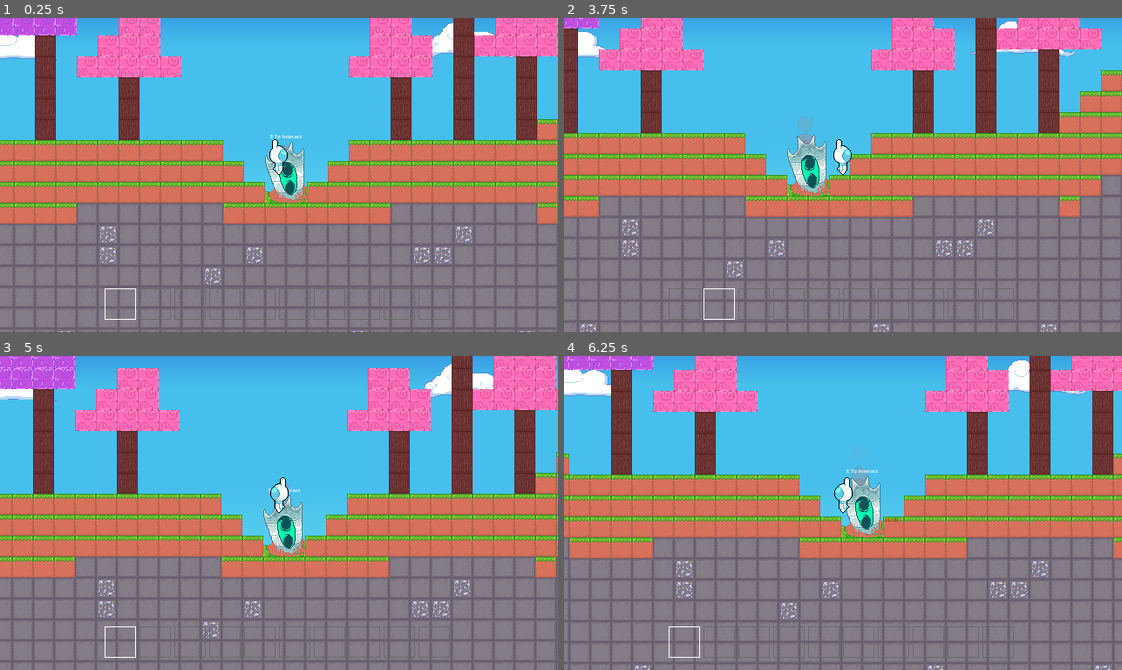
Above: before the commit, frames 1-4 (two rows, left to right).
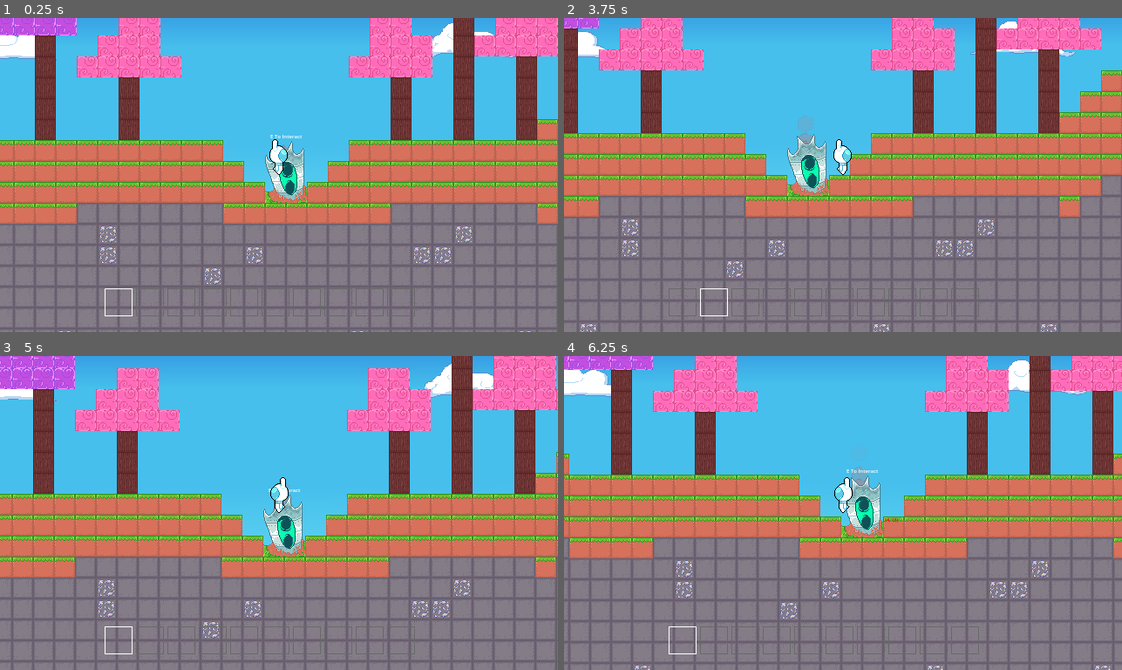
Above: after the commit, the same moments.

Repository: GriffinRio/Game-likeJam10
Game: Godot game, scene res://main.tscn
Two runs of this game, one before a commit and one after it. Both use one fixed random seed, a clock stepped at 60 frames per second and the inputs below.
Inputs (mouse positions are in pixels of both pictures, inside the frame that each line leads up to):
- Up to frame 1 (0.25 s): no input
- Up to frame 2 (3.75 s): move the mouse to (965, 159) at 0.52 s; hold D (Move_Right) 0.53-2.03 s; click (965, 159) at 0.6 s; tap W (Jump) at 0.77, 1.52, 3.02 s; move the mouse to (731, 190) at 1.27 s; tap 1 (Direct_Item_Switch) at 1.35 s; move the mouse to (898, 105) at 2.02 s; hold A (Move_Left) 2.03-2.78 s; hold E (Interact) 2.03-2.78 s; move the mouse to (815, 237) at 2.77 s; hold D (Move_Right) from 2.78 s (still down); right-click (815, 237) at 2.85 s; move the mouse to (1010, 222) at 3.52 s; hold Mouse wheel down (Switch_Item_Down) from 3.53 s (still down)
- Up to frame 3 (5 s): tap W (Jump) at 3.77, 4.52 s; move the mouse to (111, 465) at 4.27 s; release D (Move_Right) at 4.28 s; release Mouse wheel down (Switch_Item_Down) at 4.28 s; hold A (Move_Left) from 4.28 s (still down); tap Mouse wheel up (Switch_Item_Up) at 4.35 s
- Up to frame 4 (6.25 s): move the mouse to (870, 513) at 5.02 s; release A (Move_Left) at 5.03 s; hold D (Move_Right) 5.03-5.78 s; click (870, 513) at 5.1 s; move the mouse to (759, 434) at 5.77 s; hold A (Move_Left) from 5.78 s (still down); tap 1 (Direct_Item_Switch) at 5.85 s; tap W (Jump) at 6.02 s

The runs differ from the first frame. In frame 1, 0.6% of the frame differs, in the area x 18-81%, y 86-97%; in frame 2, 0.7%; in frame 3, 0.6%; in frame 4, 0.6%.

Commit message:
Setup up more of the sizing correctly.

Diff:
--- a/gameLikeJam10/UI/crafting.tscn
+++ b/gameLikeJam10/UI/crafting.tscn
@@ -14,17 +14,25 @@
 [ext_resource type="Resource" uid="uid://co3lrqqcaeude" path="res://Resources/Items/ItemTools/iron_shov.tres" id="12_70bub"]
 
 [node name="Crafting" type="Control" unique_id=1377148634]
+custom_minimum_size = Vector2(256, 100)
 layout_mode = 3
+anchors_preset = 0
+offset_right = 240.0
+offset_bottom = 96.0
+script = ExtResource("1_5k162")
+recipes = Array[ExtResource("2_6svqq")]([ExtResource("3_3f05y"), ExtResource("4_yc12a"), ExtResource("5_d5u4g"), ExtResource("6_hqokg"), ExtResource("7_e3dm4"), ExtResource("8_pl6fy"), ExtResource("9_cb71j"), ExtResource("10_4u583"), ExtResource("11_eiq6b"), ExtResource("12_70bub")])
+
+[node name="ColorRect" type="ColorRect" parent="." unique_id=939574922]
+layout_mode = 1
 anchors_preset = 15
 anchor_right = 1.0
 anchor_bottom = 1.0
 grow_horizontal = 2
 grow_vertical = 2
-script = ExtResource("1_5k162")
-recipes = Array[ExtResource("2_6svqq")]([ExtResource("3_3f05y"), ExtResource("4_yc12a"), ExtResource("5_d5u4g"), ExtResource("6_hqokg"), ExtResource("7_e3dm4"), ExtResource("8_pl6fy"), ExtResource("9_cb71j"), ExtResource("10_4u583"), ExtResource("11_eiq6b"), ExtResource("12_70bub")])
+color = Color(0, 0, 0, 1)
 
 [node name="GridContainer" type="GridContainer" parent="." unique_id=1124061281]
 layout_mode = 0
 offset_right = 40.0
 offset_bottom = 40.0
-columns = 10
+columns = 5
--- a/gameLikeJam10/UI/crafting_slot.tscn
+++ b/gameLikeJam10/UI/crafting_slot.tscn
@@ -1,29 +1,45 @@
 [gd_scene format=3 uid="uid://cq0ahleetsyo4"]
 
-[ext_resource type="Texture2D" uid="uid://c6cj8cv0hrd61" path="res://Assets/Art/Sprite-0003.png" id="1_d0hxk"]
 [ext_resource type="Script" uid="uid://choobli5v57dx" path="res://UI/crafting_slot.gd" id="1_tcatj"]
 
 [sub_resource type="LabelSettings" id="LabelSettings_tcatj"]
 font_size = 6
 
 [node name="CraftingSlot" type="Control" unique_id=386954803]
-custom_minimum_size = Vector2(24, 24)
+custom_minimum_size = Vector2(48, 48)
 layout_mode = 3
 anchors_preset = 0
 script = ExtResource("1_tcatj")
 
-[node name="TextureRect" type="TextureRect" parent="." unique_id=1847485111]
+[node name="Button" type="Button" parent="." unique_id=201866834]
 layout_mode = 1
 anchors_preset = 15
 anchor_right = 1.0
 anchor_bottom = 1.0
 grow_horizontal = 2
 grow_vertical = 2
-texture = ExtResource("1_d0hxk")
+
+[node name="TextureRect" type="TextureRect" parent="." unique_id=1847485111]
+custom_minimum_size = Vector2(32, 32)
+layout_mode = 1
+mouse_filter = 2
 expand_mode = 1
 
 [node name="Label" type="Label" parent="." unique_id=68347861]
+custom_minimum_size = Vector2(48, 16)
 layout_mode = 0
-offset_right = 40.0
-offset_bottom = 23.0
+offset_top = 32.0
+offset_right = 48.0
+offset_bottom = 48.0
 label_settings = SubResource("LabelSettings_tcatj")
+horizontal_alignment = 1
+
+[node name="VBoxContainer" type="VBoxContainer" parent="." unique_id=1478787488]
+custom_minimum_size = Vector2(16, 32)
+layout_mode = 0
+offset_left = 32.0
+offset_right = 48.0
+offset_bottom = 32.0
+theme_override_constants/separation = 2
+
+[connection signal="pressed" from="Button" to="." method="_on_button_pressed"]
--- a/gameLikeJam10/UI/hotbar.tscn
+++ b/gameLikeJam10/UI/hotbar.tscn
@@ -4,9 +4,10 @@
 [ext_resource type="Script" uid="uid://dw86rjjvcq3at" path="res://UI/hotbar.gd" id="1_iqjj6"]
 
 [node name="Hotbar" type="Control" unique_id=1187527943]
+custom_minimum_size = Vector2(356, 50)
 layout_mode = 3
 anchors_preset = 0
-offset_right = 396.0
+offset_right = 356.0
 offset_bottom = 50.0
 script = ExtResource("1_iqjj6")
 
--- a/gameLikeJam10/UI/hotbar_slot.tscn
+++ b/gameLikeJam10/UI/hotbar_slot.tscn
@@ -15,7 +15,7 @@
 default_font_size = 4
 
 [node name="HotbarSlot" type="Control" unique_id=786506758]
-custom_minimum_size = Vector2(36, 36)
+custom_minimum_size = Vector2(32, 32)
 layout_mode = 3
 anchors_preset = 0
 offset_right = 24.0
